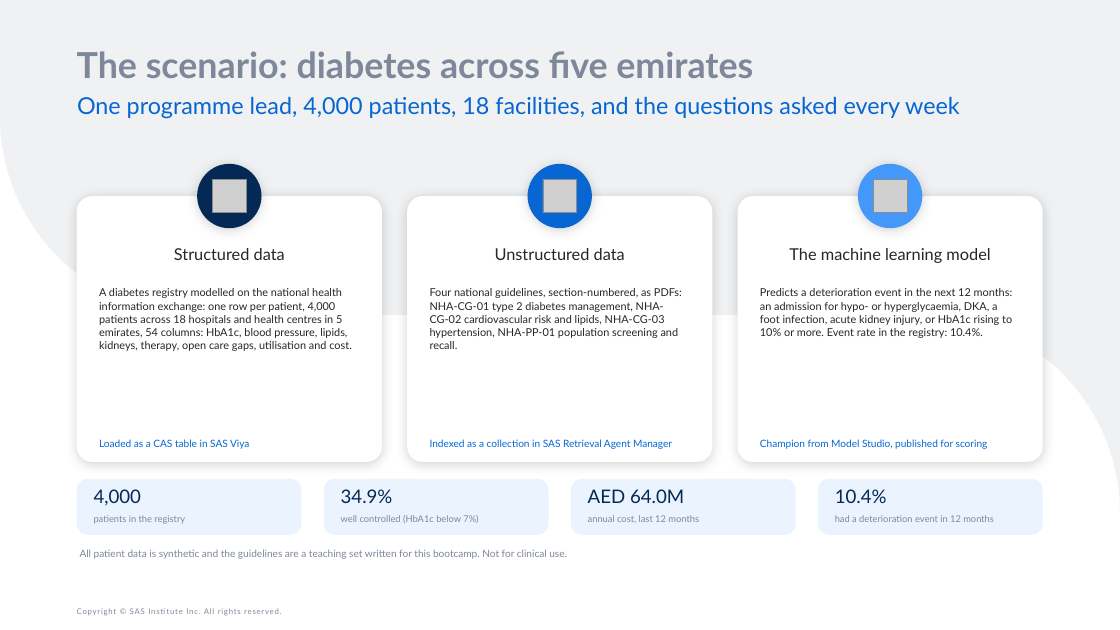
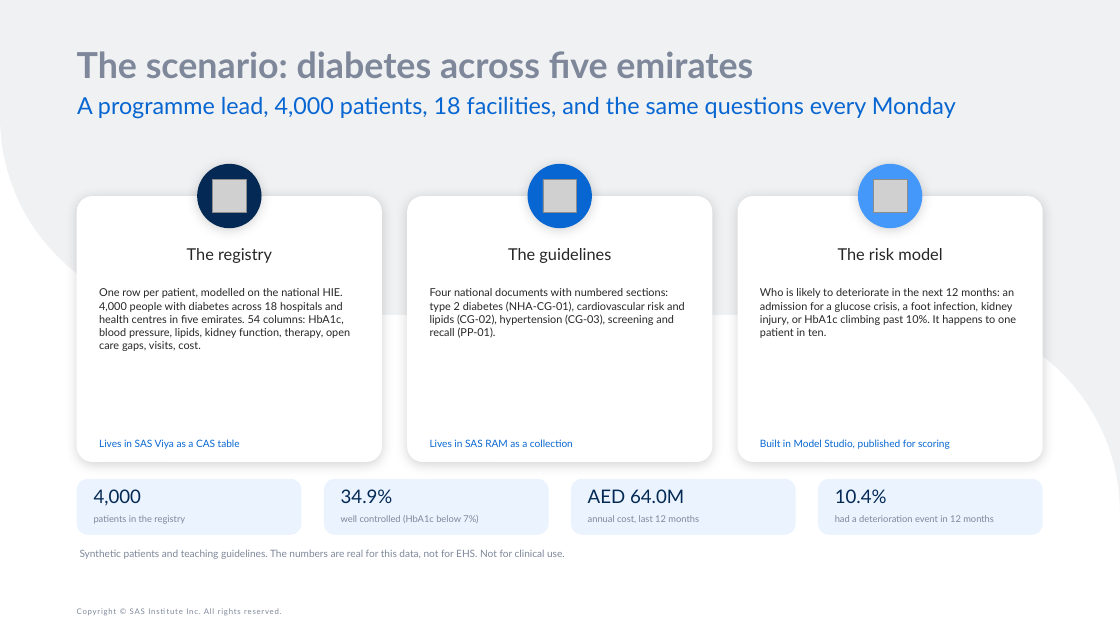
Before and after one commit to raedaldweik/Agentic-Bootcamp, a slide deck: slide 14 of Day1/Agentic_AI_Overview_and_Live_Demo/Agentic_AI_Overview_and_Live_Demo.pptx. Drawn at 1120x630 pixels with LibreOffice and Linux fonts; fonts in the diff are those of the drawing; grey boxes stand for pictures. Boxes give left, top, right and bottom in pixels: in the first picture for what was removed or moved away, otherwise in the second. Text is boxed around its words. In the diff, an @@ line names an element or a change of style, - is before the commit and + after.

```diff
--- a/Day1/Agentic_AI_Overview_and_Live_Demo/Agentic_AI_Overview_and_Live_Demo.pptx
+++ b/Day1/Agentic_AI_Overview_and_Live_Demo/Agentic_AI_Overview_and_Live_Demo.pptx
@@ text at [77, 96, 956, 119]: text changed @@
-One programme lead, 4,000 patients, 18 facilities, and the questions asked every week
+A programme lead, 4,000 patients, 18 facilities, and the same questions every Monday
@@ text at [187, 248, 272, 263]: text changed @@
-Structured data
+The registry
@@ text at [508, 248, 611, 263]: text changed @@
-Unstructured data
+The guidelines
@@ text at [838, 248, 942, 260]: text changed @@
-The machine learning model
+The risk model
@@ text at [99, 288, 350, 351]: text changed @@
-A diabetes registry modelled on the national health information exchange: one row per patient, 4,000 patients across 18 hospitals and health centres in 5 emirates, 54 columns: HbA1c, blood pressure, lipids, kidneys, therapy, open care gaps, utilisation and cost.
+One row per patient, modelled on the national HIE. 4,000 people with diabetes across 18 hospitals and health centres in five emirates. 54 columns: HbA1c, blood pressure, lipids, kidney function, therapy, open care gaps, visits, cost.
@@ text at [430, 288, 685, 338]: text changed @@
-Four national guidelines, section-numbered, as PDFs: NHA-CG-01 type 2 diabetes management, NHA-CG-02 cardiovascular risk and lipids, NHA-CG-03 hypertension, NHA-PP-01 population screening and recall.
+Four national documents with numbered sections: type 2 diabetes (NHA-CG-01), cardiovascular risk and lipids (CG-02), hypertension (CG-03), screening and recall (PP-01).
@@ text at [760, 288, 1016, 338]: text changed @@
-Predicts a deterioration event in the next 12 months: an admission for hypo- or hyperglycaemia, DKA, a foot infection, acute kidney injury, or HbA1c rising to 10% or more. Event rate in the registry: 10.4%.
+Who is likely to deteriorate in the next 12 months: an admission for a glucose crisis, a foot infection, kidney injury, or HbA1c climbing past 10%. It happens to one patient in ten.
@@ text at [99, 439, 240, 449]: text changed @@
-Loaded as a CAS table in SAS Viya
+Lives in SAS Viya as a CAS table
@@ text at [430, 439, 573, 447]: text changed @@
-Indexed as a collection in SAS Retrieval Agent Manager
+Lives in SAS RAM as a collection
@@ text at [760, 439, 950, 449]: text changed @@
-Champion from Model Studio, published for scoring
+Built in Model Studio, published for scoring
@@ text at [80, 549, 565, 559]: text changed @@
-All patient data is synthetic and the guidelines are a teaching set written for this bootcamp. Not for clinical use.
+Synthetic patients and teaching guidelines. The numbers are real for this data, not for EHS. Not for clinical use.
```
Also in this commit, not shown: 21 other slides changed, 2 other files.
